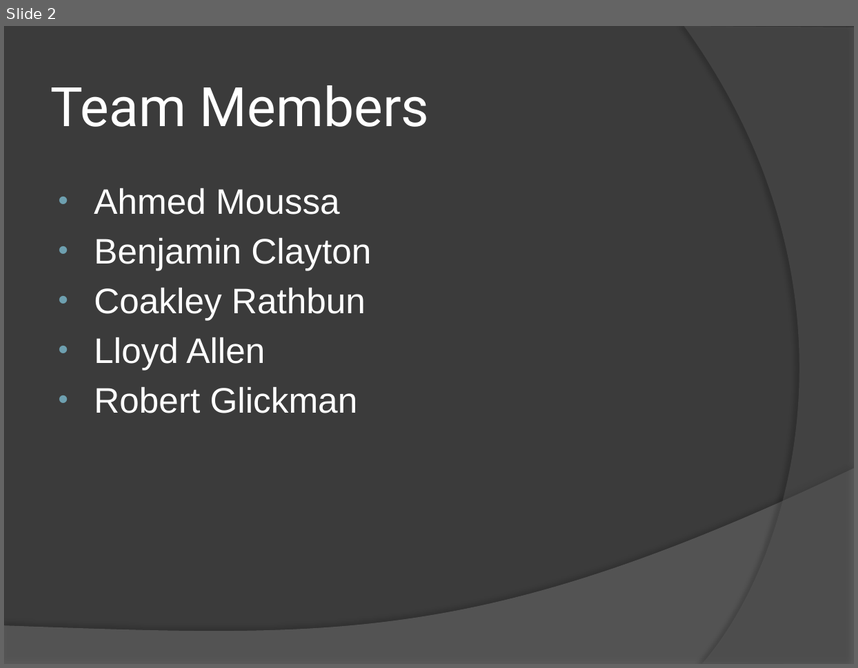
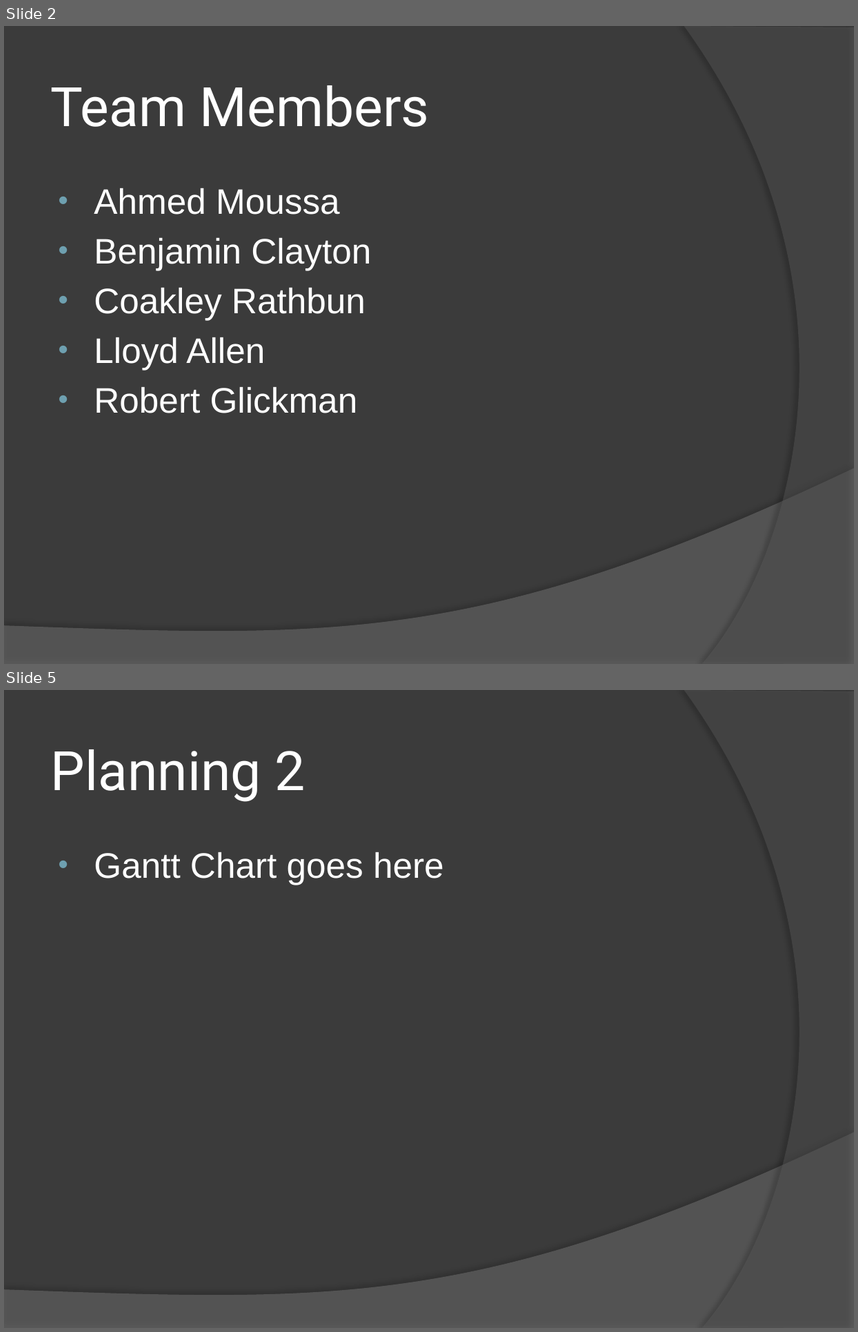
Before and after one commit to bsclayt1/CSE360-Project, a slide deck: Presentation/Presentation.pptx. Shown one above the other, each under a label of ours: slide 2 before the commit, slides 2 and 5 after it; the slides between them are not shown. The pictures are 858x668 and 858x1332 pixels, drawn with LibreOffice and Linux fonts; fonts in the diff are those of the drawing. Boxes give left, top, right and bottom in pixels: in the first picture for what was removed or moved away, otherwise in the second. Text is boxed around its words. In the diff, an @@ line names an element or a change of style, - is before the commit and + after.

```diff
--- a/Presentation/Presentation.pptx
+++ b/Presentation/Presentation.pptx
@@ slide 5 added at (x1=4, y1=690, x2=854, y2=1328), background #3B3B3B; not listed: 2 template elements that a slide beside it also shows @@
@@ title added at (x1=51, y1=749, x2=305, y2=802), 46 pt, text #FFFFFF @@
+Planning 2
@@ text added at (x1=94, y1=852, x2=444, y2=885), 30 pt, text #FFFFFF @@
+• Gantt Chart goes here
```
Also in this commit, not shown: 13 other slides added, 14 slides removed.
